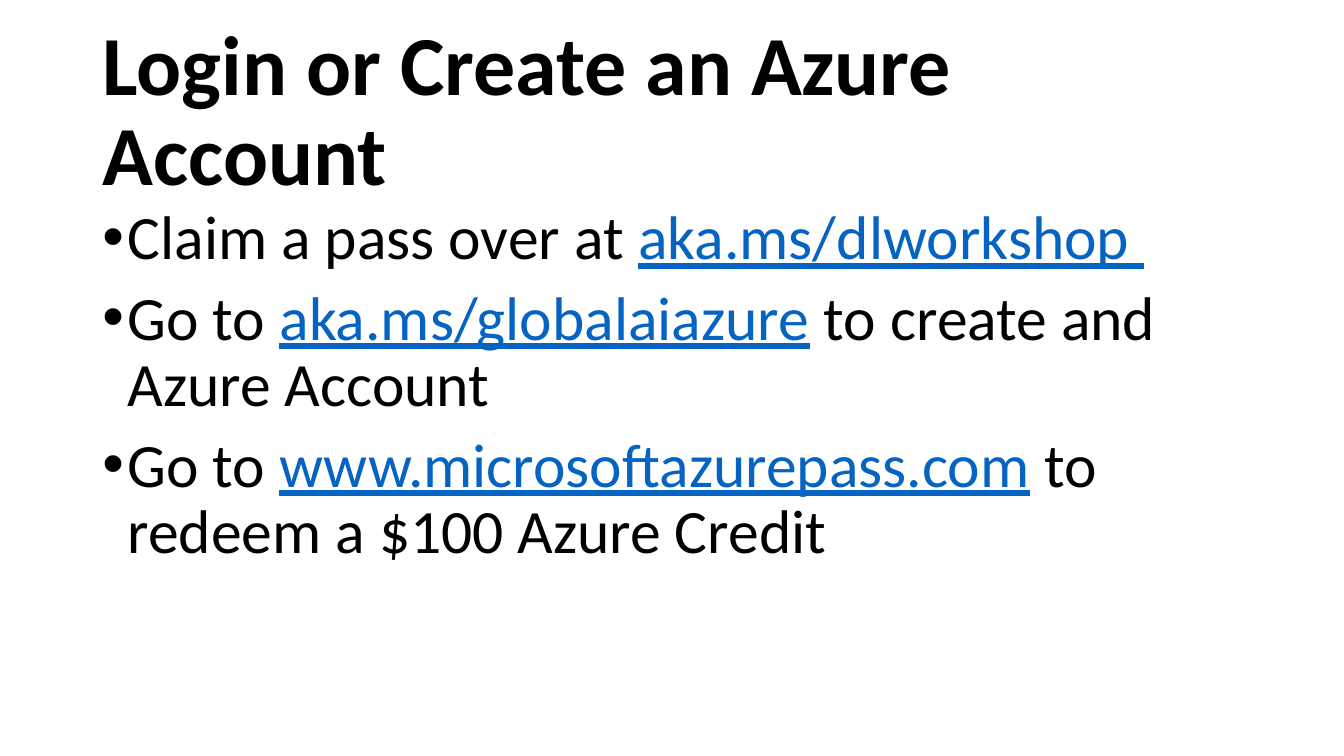
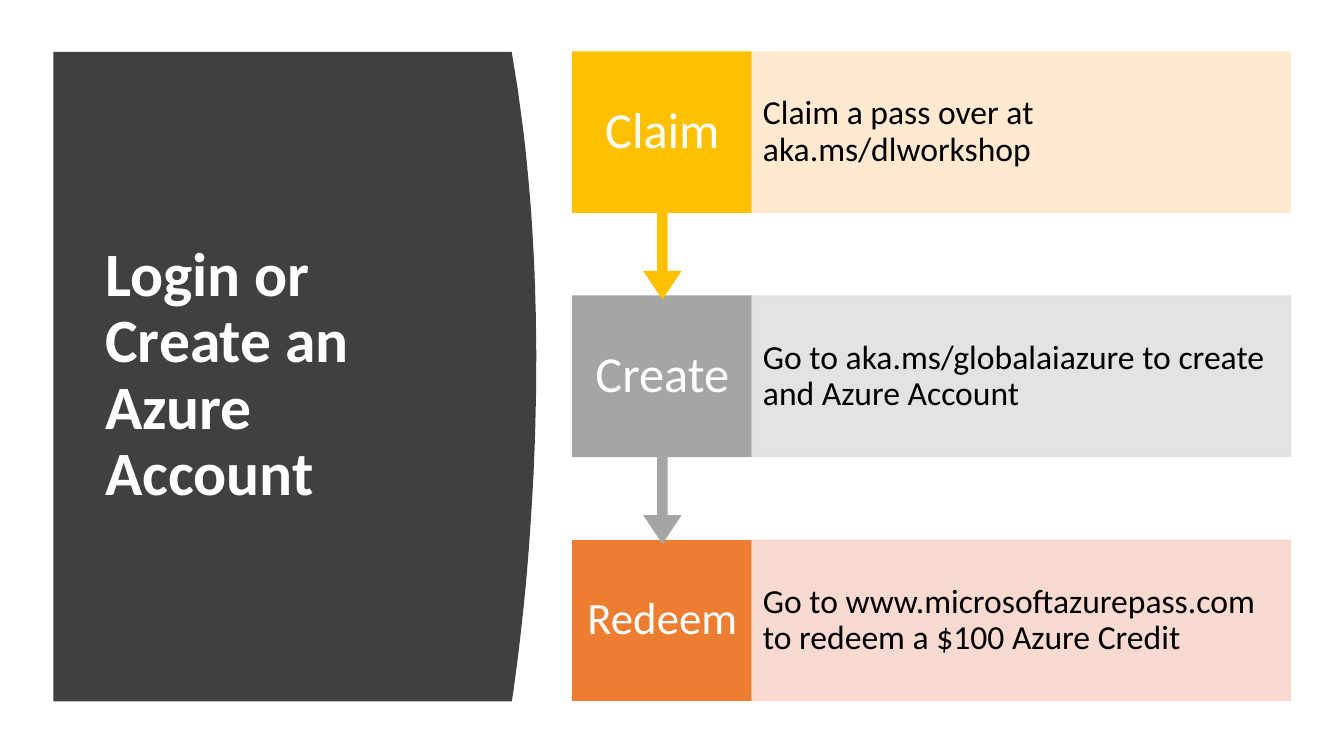
Before and after one commit to cloudscaleml/workshop, a slide deck: slide 48 of powerpoint/Overview.pptx. Drawn at 1344x756 pixels with LibreOffice and Linux fonts; fonts in the diff are those of the drawing. Boxes give left, top, right and bottom in pixels: in the first picture for what was removed or moved away, otherwise in the second. Text is boxed around its words. In the diff, an @@ line names an element or a change of style, - is before the commit and + after.

```diff
--- a/powerpoint/Overview.pptx
+++ b/powerpoint/Overview.pptx
@@ freeform shape added at box(53, 52, 536, 702), fill #404040 @@
@@ title "Login or Create an Azure ...": place and size @@
-title "Login or Create an Azure ..." at box(102, 36, 951, 186)
+title "Login or Create an Azure ..." at box(105, 253, 348, 496)
@@ title "Login or Create an Azure ..." at box(105, 253, 348, 496): size 60 to 44 pt, text colour #000000 to #FFFFFF @@
@@ group added at box(573, 52, 1291, 701): 6 texts, 4 rectangles, 2 up arrow callouts @@
+Redeem
+Go to www.microsoftazurepass.com to redeem a $100 Azure Credit
+Create
+Go to aka.ms/globalaiazure to create and Azure Account
+Claim
+Claim a pass over at aka.ms/dlworkshop
@@ text removed at box(128, 216, 1155, 560) @@
-• Claim a pass over at aka.ms/dlworkshop
-• Go to aka.ms/globalaiazure to create and Azure Account
-• Go to www.microsoftazurepass.com to redeem a $100 Azure Credit
```
Also in this commit, not shown: 15 other slides changed, 4 slides added, 11 slides removed.
